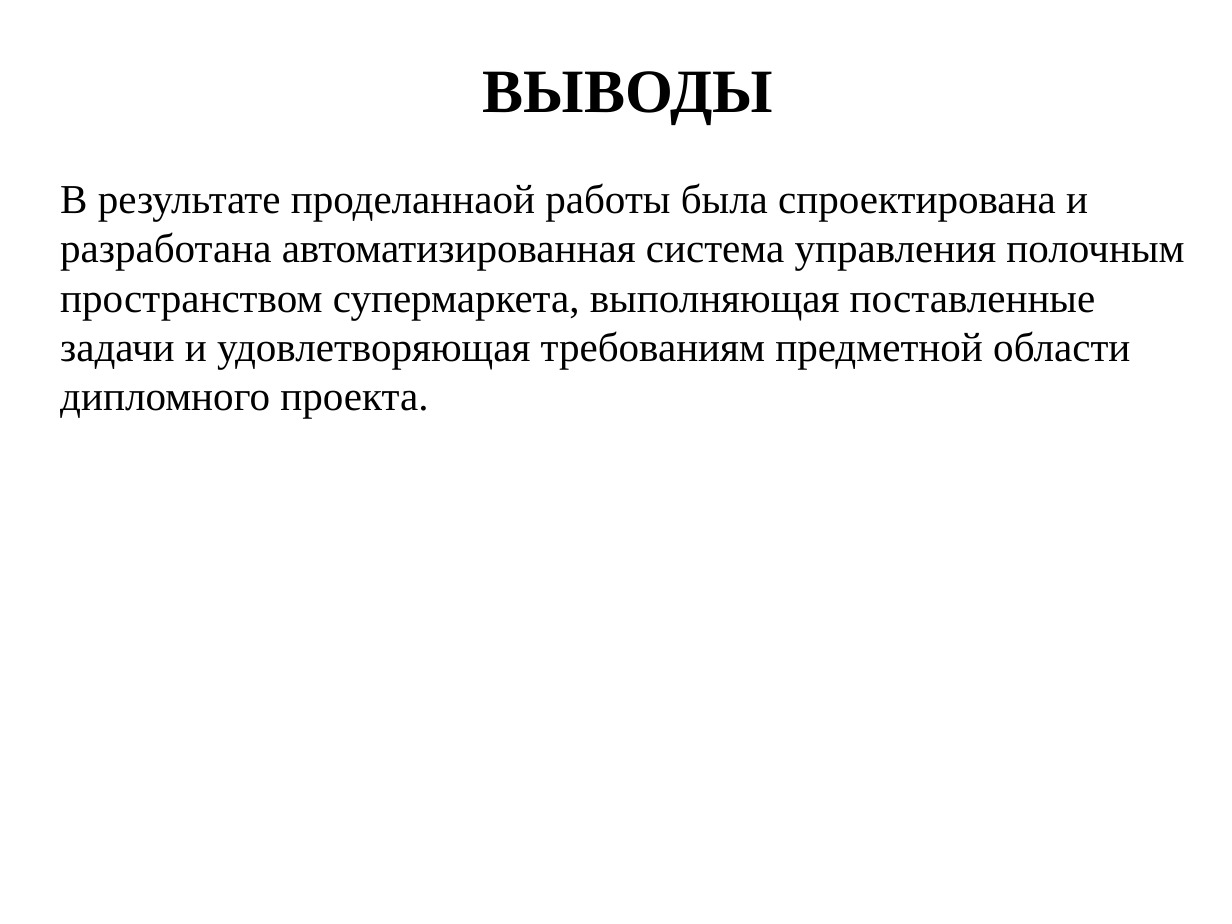
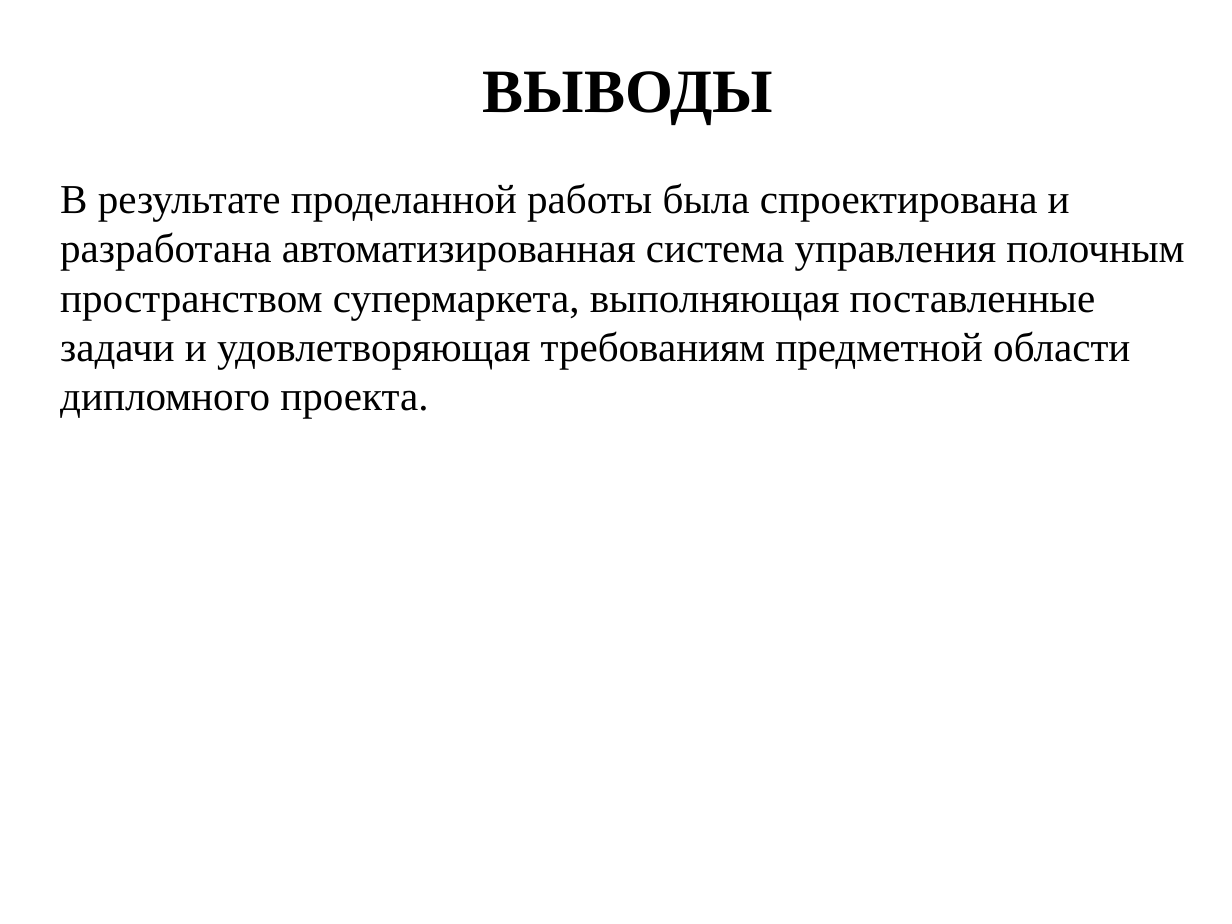
Before and after one commit to ChoroDev/master-degree-graduation-project, a slide deck: slide 13 of note/presentation.pptx. Drawn at 1232x924 pixels with LibreOffice and Linux fonts; fonts in the diff are those of the drawing. Boxes give left, top, right and bottom in pixels: in the first picture for what was removed or moved away, otherwise in the second. Text is boxed around its words. In the diff, an @@ line names an element or a change of style, - is before the commit and + after.

```diff
--- a/note/presentation.pptx
+++ b/note/presentation.pptx
@@ text at bbox=[60, 183, 1184, 418]: text changed @@
-В результате проделаннаой работы была спроектирована и разработана автоматизированная система управления полочным пространством супермаркета, выполняющая поставленные задачи и удовлетворяющая требованиям предметной области дипломного проекта.
+В результате проделанной работы была спроектирована и разработана автоматизированная система управления полочным пространством супермаркета, выполняющая поставленные задачи и удовлетворяющая требованиям предметной области дипломного проекта.
```
Also in this commit, not shown: 1 other slide changed, 1 other file.
